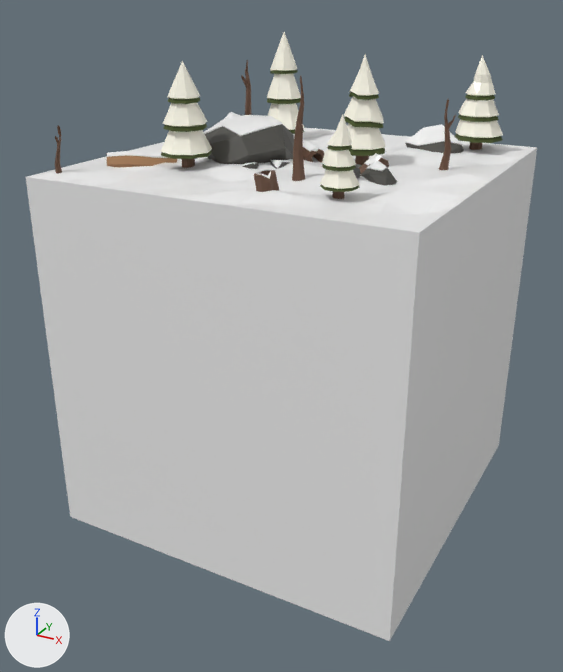
Before and after pictures for a commit that changed the Blender file features/ForestChunk/ForestChunkOptimized.blend.
Rendered twice from a 50 mm lens placed at (7.63, -14.86, 7.26), pointed at (-0.19, -0.64, 0.15). Every picture has the same lights, and +X, +Y and +Z are marked at lower left.

In view in the first picture: 'Rock6.001'.
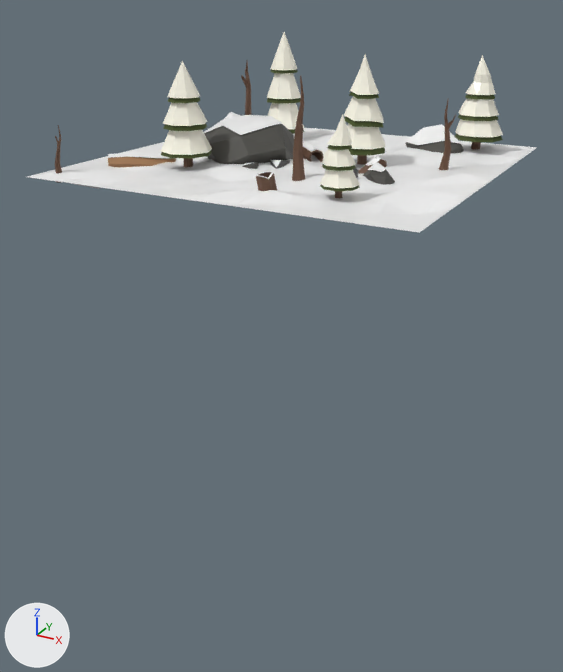
Commit message: feat: backface culling ForestChunk

The change in detail:
me_icosphere_013 is used by ob_rock6_001; location (-0.55, -1.21, 3.98).
me_icosphere_013 had 1586 vertices, 1478 faces and spanned x -3.45..4.55, y -2.79..5.21, z -7.98..2.48.
me_icosphere_013 now has 1581 vertices, 1466 faces and spans x -3.45..4.55, y -2.79..5.21, z -0.8..2.48.
me_icosphere_013 part 1: 1 vertex moved within x 1.18, y -1.87, z 0.34; 2 vertices removed from x 0.13..1.18, y -1.87..1.94, z 0.26..0.34; 1 vertex added at x 1.18, y -1.87, z 0.35.
me_icosphere_013 part 2: 4 vertices removed from x -3.45..4.55, y -2.79..5.21, z -7.98.
Object 'Rock6.001' (ob_rock6_001) loses its SOLIDIFY modifier named 'Solidify'.
Modifier setting removed (it was thickness = 0.04).

Changed parts and their boxes (x1, y1, x2, y2) in the pictures (563 x 672 px; the box of a moved part takes in the faces that stretch with it):
'Rock6.001', reshaped, modifiers changed (67% shorter)
    before: (26, 32, 537, 641)
    after: (27, 32, 537, 233)
part 1 of me_icosphere_013, moved or reshaped
    before: (254, 170, 270, 192)
    after: (256, 174, 263, 191)
part 2 of me_icosphere_013, deleted
    before: (26, 148, 537, 641)
